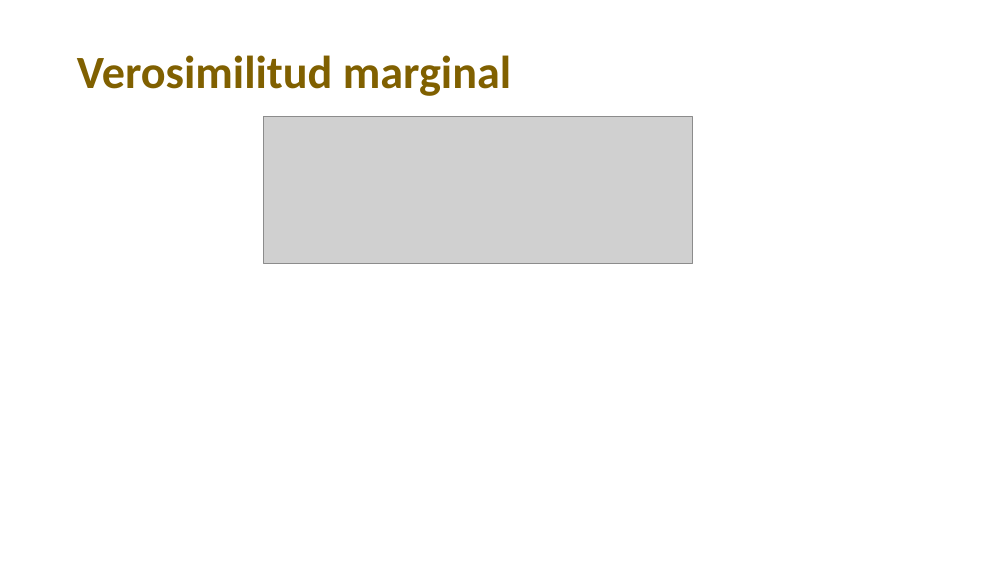
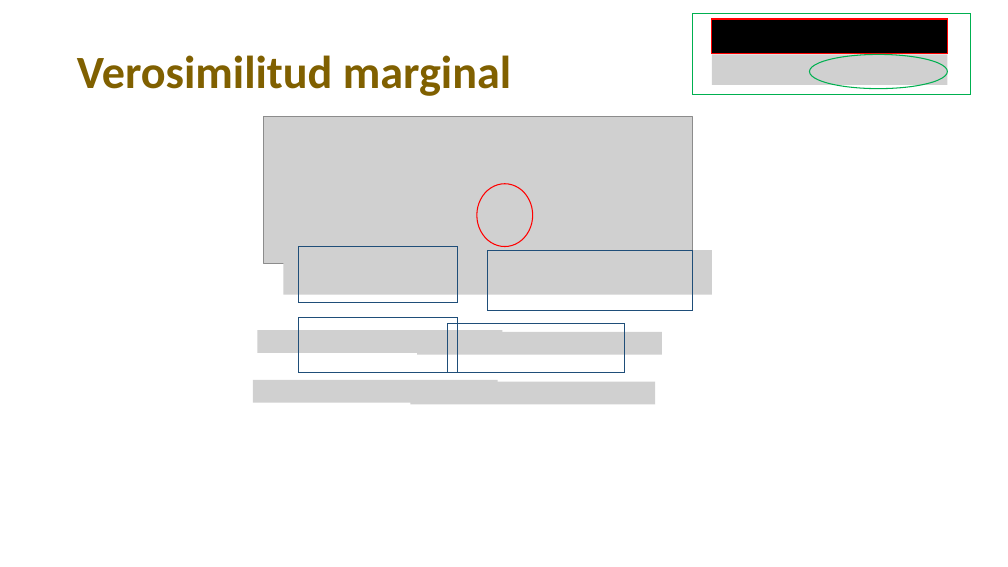
Before and after one commit to Adrifelcha/afchavez-019, a slide deck: slide 39 of Lab25/Adjuntías/2020-2/InferenciaBayesiana.pptx (slide 99 before the commit). Drawn at 1008x567 pixels with LibreOffice and Linux fonts; fonts in the diff are those of the drawing; grey boxes stand for pictures. Boxes give left, top, right and bottom in pixels: in the first picture for what was removed or moved away, otherwise in the second. Text is boxed around its words. In the diff, an @@ line names an element or a change of style, - is before the commit and + after.

```diff
--- a/Lab25/Adjuntías/2020-2/InferenciaBayesiana.pptx
+++ b/Lab25/Adjuntías/2020-2/InferenciaBayesiana.pptx
@@ rectangle added at <box>693,14,972,95</box>, outline #00B050 1 pt @@
@@ picture added at <box>712,19,941,49</box> @@
@@ rectangle added at <box>712,19,948,53</box>, fill #000000, outline #FF0000 1 pt @@
@@ ellipse added at <box>810,19,881,49</box>, outline #FF0000 1 pt @@
@@ picture added at <box>712,54,948,85</box> @@
@@ ellipse added at <box>810,54,948,88</box>, outline #00B050 1 pt @@
@@ ellipse added at <box>477,184,533,247</box>, outline #FF0000 1 pt @@
@@ picture added at <box>284,250,712,295</box> @@
@@ rectangle added at <box>299,247,457,302</box>, outline #1F4E79 1 pt @@
@@ rectangle added at <box>488,250,693,311</box>, outline #1F4E79 1 pt @@
@@ rectangle added at <box>299,317,457,372</box>, outline #1F4E79 1 pt @@
@@ rectangle added at <box>448,324,625,373</box>, outline #1F4E79 1 pt @@
@@ picture added at <box>258,330,503,353</box> @@
@@ picture added at <box>417,332,662,355</box> @@
@@ picture added at <box>253,380,498,402</box> @@
@@ picture added at <box>411,382,656,405</box> @@
```
Also in this commit, not shown: 13 other slides changed, 2 slides added, 60 slides removed, 5 other files.
